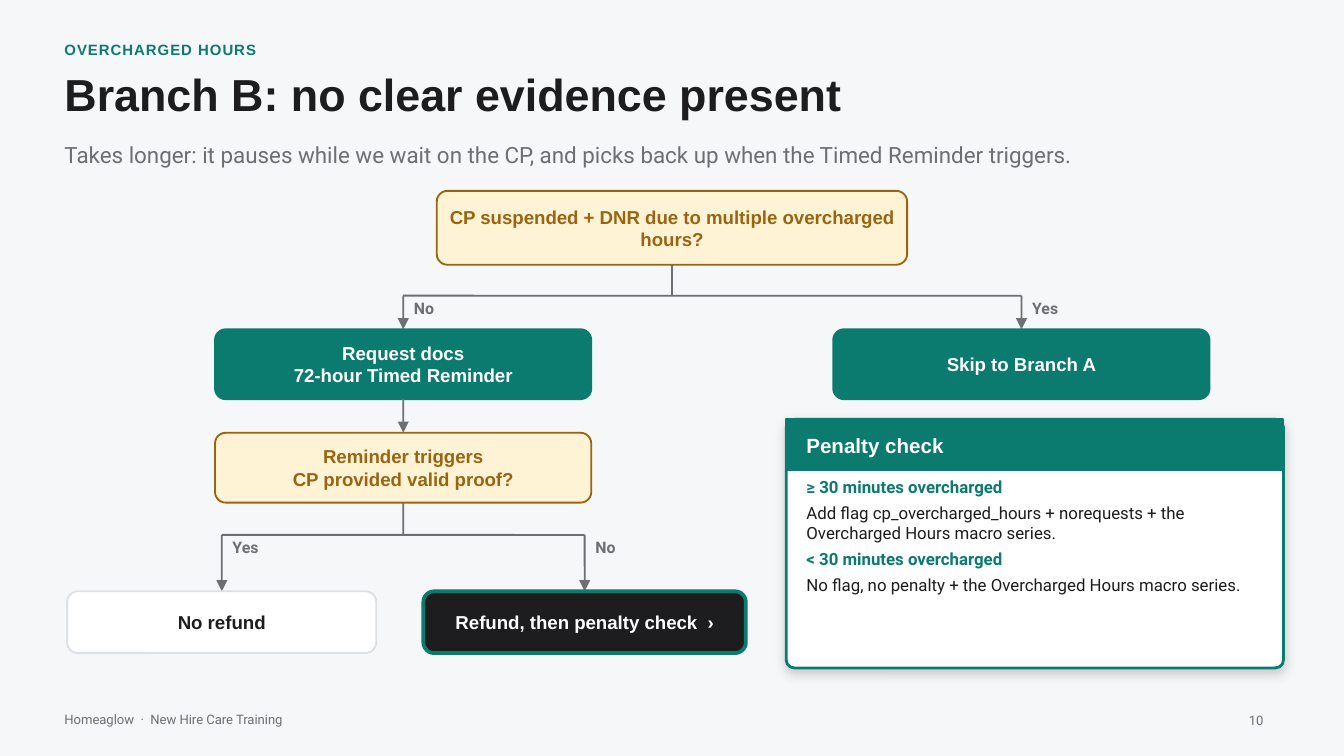
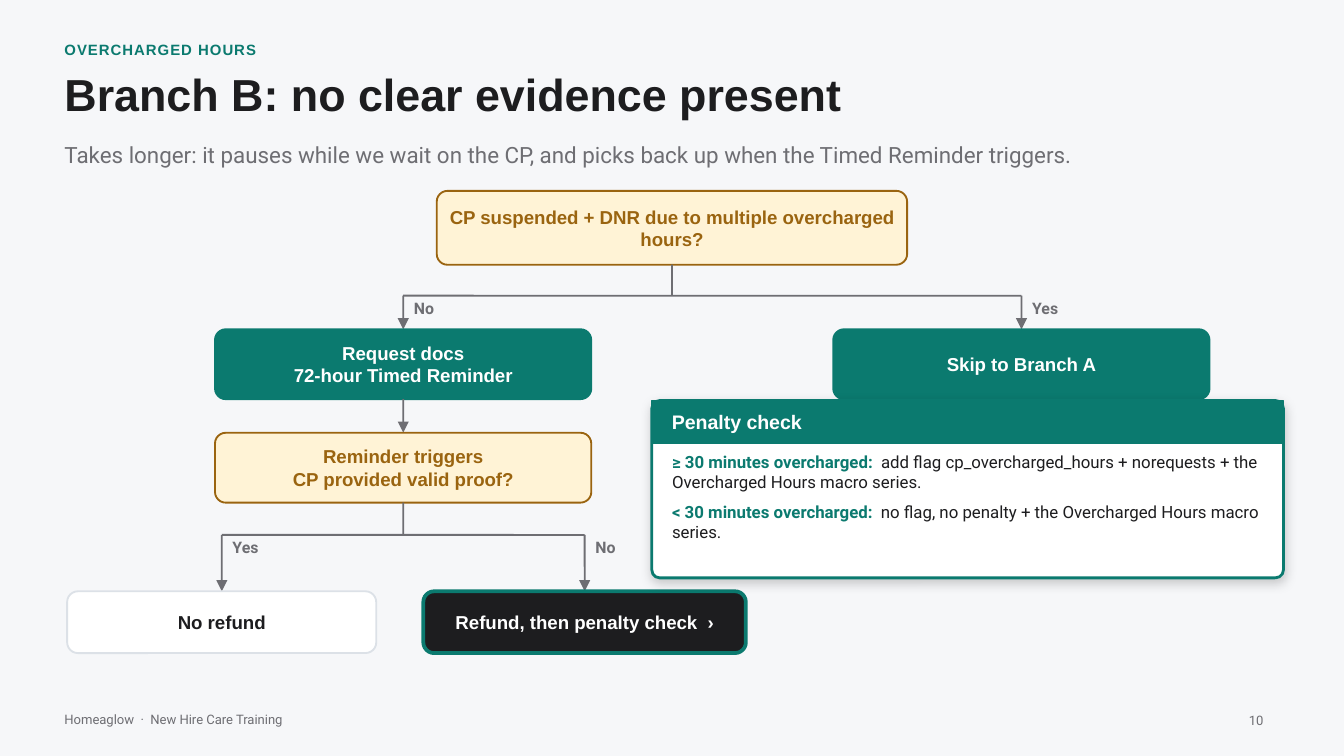
Before and after one commit to anjulimichelle/training, a slide deck: slide 10 of billing-disputes/billing-disputes-cash-payments.pptx. Drawn at 1344x756 pixels with LibreOffice and Linux fonts; fonts in the diff are those of the drawing. Boxes give left, top, right and bottom in pixels: in the first picture for what was removed or moved away, otherwise in the second. Text is boxed around its words. In the diff, an @@ line names an element or a change of style, - is before the commit and + after.

```diff
--- a/billing-disputes/billing-disputes-cash-payments.pptx
+++ b/billing-disputes/billing-disputes-cash-payments.pptx
@@ rounded rectangle: place and size @@
-rounded rectangle at (786,419,1284,668)
+rounded rectangle at (652,401,1284,578)
@@ rounded rectangle at (652,401,1284,578): outline #0B7A6F 1.5 pt to #DCE1E7 0.75 pt; shadow off; proportions changed @@
@@ rectangle: place and size @@
-rectangle at (786,419,1284,470)
+rectangle at (652,401,1284,444)
@@ rounded rectangle added at (652,401,1284,578), fill #FFFFFF, outline #0B7A6F 1.5 pt @@
@@ text "Penalty check": place and size @@
-text "Penalty check" at (806,438,943,458)
+text "Penalty check" at (672,414,802,433)
@@ text "Penalty check" at (672,414,802,433): size 11 to 10.5 pt @@
@@ text at (672,455,1259,538): text changed @@
-≥ 30 minutes overcharged
-Add flag cp_overcharged_hours + norequests + the Overcharged Hours macro series.
-< 30 minutes overcharged
-No flag, no penalty + the Overcharged Hours macro series.
+≥ 30 minutes overcharged: add flag cp_overcharged_hours + norequests + the Overcharged Hours macro series.
+< 30 minutes overcharged: no flag, no penalty + the Overcharged Hours macro series.
```
Also in this commit, not shown: 4 other slides changed, 1 other file.
